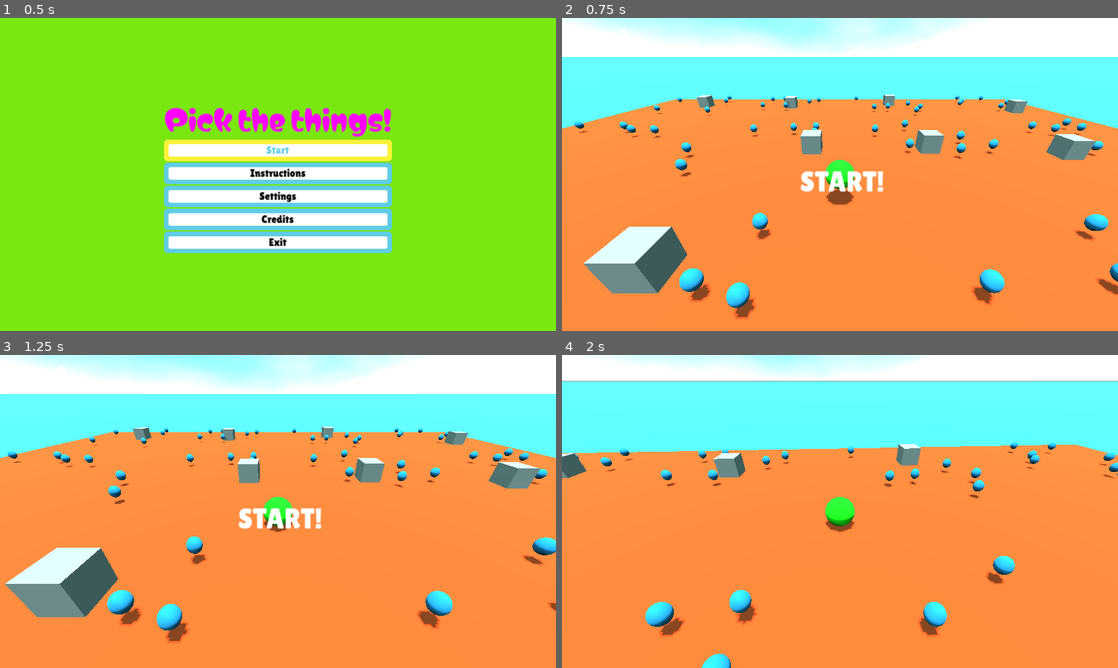
Above: before the commit, frames 1-4 (two rows, left to right).
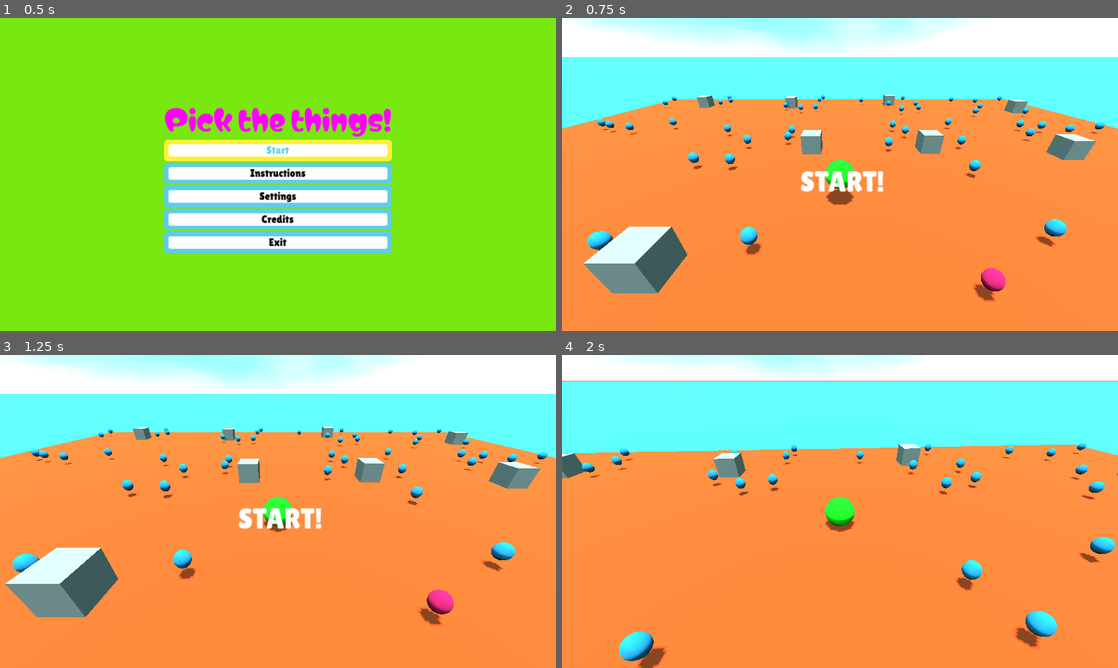
Above: after the commit, the same moments.

Repository: tfcb93/pick-up-the-things
Game: Godot game, scene res://Scenes/Start_screen.tscn
Same seed, same stepped clock (60 frames per second), same inputs: the game is played once before the commit and once after it.
Inputs (mouse positions are in pixels of both pictures, inside the frame that each line leads up to):
- Up to frame 1 (0.5 s): no input
- Up to frame 2 (0.75 s): click "Start" at 0.5 s
- Up to frame 3 (1.25 s): no input
- Up to frame 4 (2 s): tap Enter at 1.25 s; move the mouse to (867, 511) at 1.27 s; hold Up (move_forward) from 1.28 s (still down)

Frame 1 is identical in both runs. In frame 2, 4.4% of the frame differs, in the area x 2-100%, y 24-96%; in frame 3, 4.5%; in frame 4, 4.9%, in the area x 0-100%, y 27-100%.

Commit message:
Implements probability of time collectables

Diff:
--- a/Scripts/Collectables_list.gd
+++ b/Scripts/Collectables_list.gd
@@ -5,6 +5,9 @@
 @export_range(1.0, 2.0, 0.1) var min_obstacle_distance: float = 1.2;
 @export_range(1.0, 2.0, 0.1) var min_collectable_distance: float = 1.0;
 @export_range(1.0, 2.0, 0.1) var min_player_distance: float = 1.0;
+@export_range(30, 70, 1) var timer_collectable_probability := 0; ## Probability of a timer collectable (add 1 second on your timer) to appear in the field. I decided to close between 30 and 70 since I'm not shure about the probability distribution.
+
+var timer_collectables_generated := 0;
 
 func add_to_collectables_list(area_x_0: float, area_x_1: float, area_z_0: float, area_z_1: float, sub_area_obstacle_pos: Vector3, total_area_collectables: int) -> void:
 	var remaning_collectables_in_area := total_area_collectables if (total_area_collectables > 0) else 0;
@@ -29,6 +32,11 @@
 		var new_collectable := collectable_instance.instantiate();
 		add_child(new_collectable);
 		new_collectable.position = collectable_pos;
+		# I think this is not uniform distribution, but it's easy to implement
+		var time_probability := randi_range(0, 100);
+		if (time_probability <= timer_collectable_probability and timer_collectables_generated < WorldGlobals.game_max_timer_collectables):
+			new_collectable.change_add_time(1);
+			timer_collectables_generated += 1;
 		new_collectable_pos.push_back(collectable_pos);
 
 		remaning_collectables_in_area -= 1;
--- a/Scripts/WorldGlobals.gd
+++ b/Scripts/WorldGlobals.gd
@@ -2,6 +2,7 @@
 
 const game_initial_time := 30.0;
 const game_initial_total_collectable := 100;
+const game_max_timer_collectables := 30;
 
 var totalCollectables := game_initial_total_collectable;
 var totalCollected := 0;
--- a/project.godot
+++ b/project.godot
@@ -24,6 +24,7 @@
 [debug]
 
 gdscript/warnings/unused_signal=0
+gdscript/warnings/integer_division=0
 
 [display]
 
Not shown, changed: .gitignore
